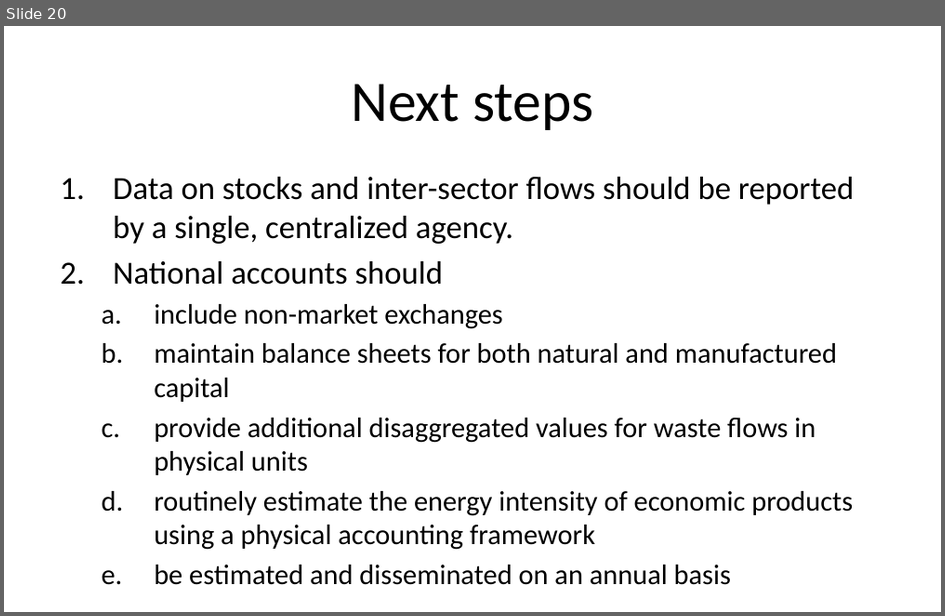
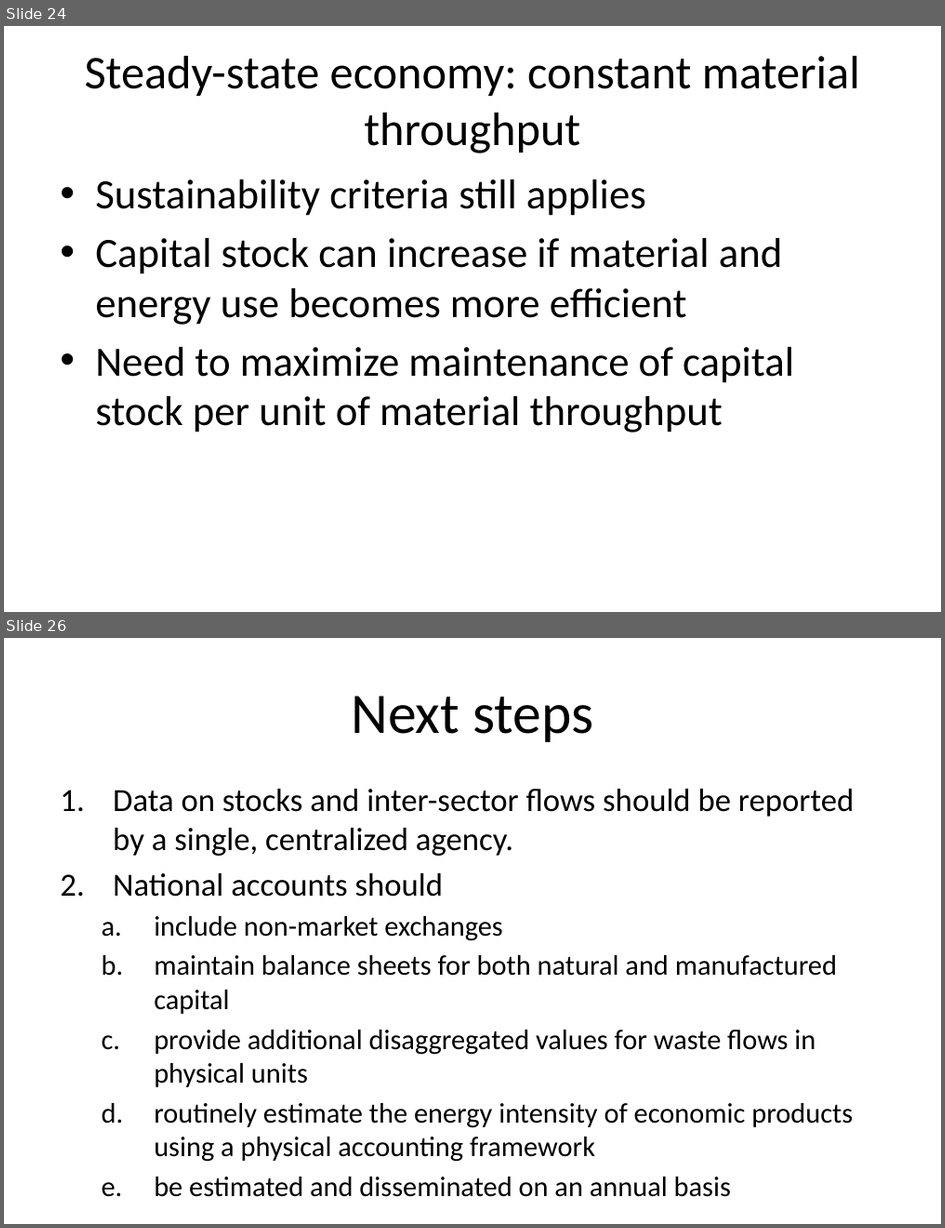
Before and after one commit to MatthewHeun/Dynamic-IO-Modeling, a slide deck: Book_launch/Book_launch_MCD_v2.pptx. Shown one above the other, each under a label of ours: slide 20 before the commit, slides 24 and 26 after it; the slides between them are not shown. The pictures are 945x616 and 945x1228 pixels, drawn with LibreOffice and Linux fonts; fonts in the diff are those of the drawing. Boxes give left, top, right and bottom in pixels: in the first picture for what was removed or moved away, otherwise in the second. Text is boxed around its words. In the diff, an @@ line names an element or a change of style, - is before the commit and + after.

```diff
--- a/Book_launch/Book_launch_MCD_v2.pptx
+++ b/Book_launch/Book_launch_MCD_v2.pptx
@@ slide 24 added at (x1=4, y1=26, x2=941, y2=612), background #FFFFFF @@
@@ title added at (x1=85, y1=56, x2=861, y2=153), 36 pt, text #000000 @@
+Steady-state economy: constant material throughput
@@ text added at (x1=95, y1=179, x2=794, y2=432), 32 pt, text #000000 @@
+• Sustainability criteria still applies
+• Capital stock can increase if material and energy use becomes more efficient
+• Need to maximize maintenance of capital stock per unit of material throughput
@@ what was slide 20 is now slide 26 @@
```
Also in this commit, not shown: 4 slides changed, 5 other slides added.
